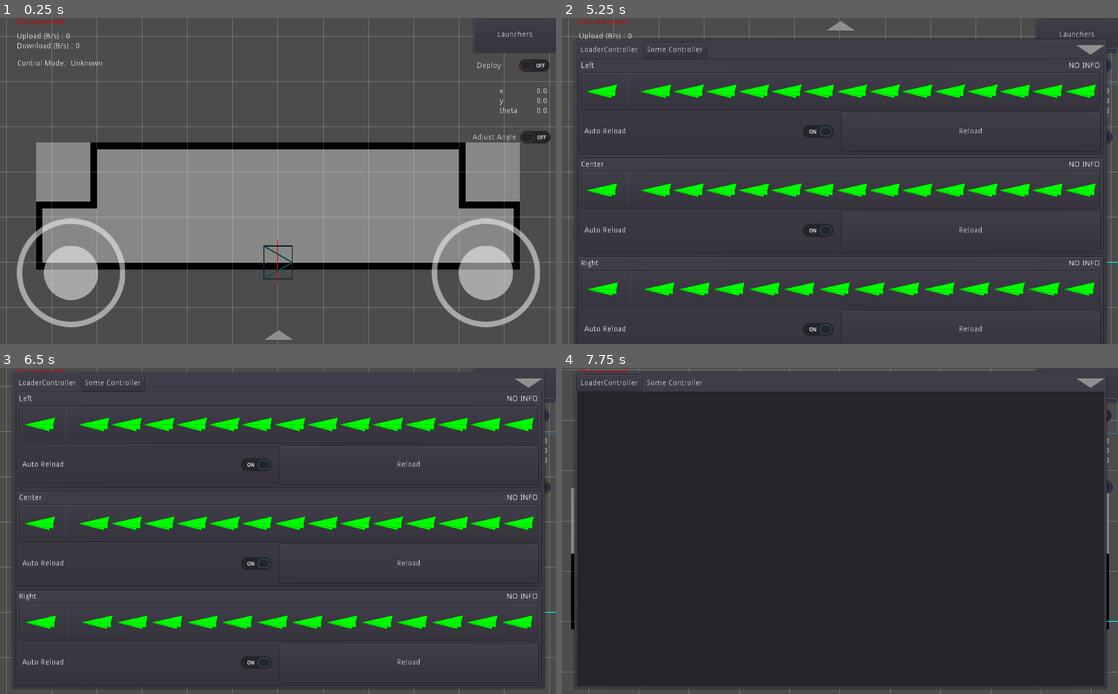
Above: before the commit, frames 1-4 (two rows, left to right).
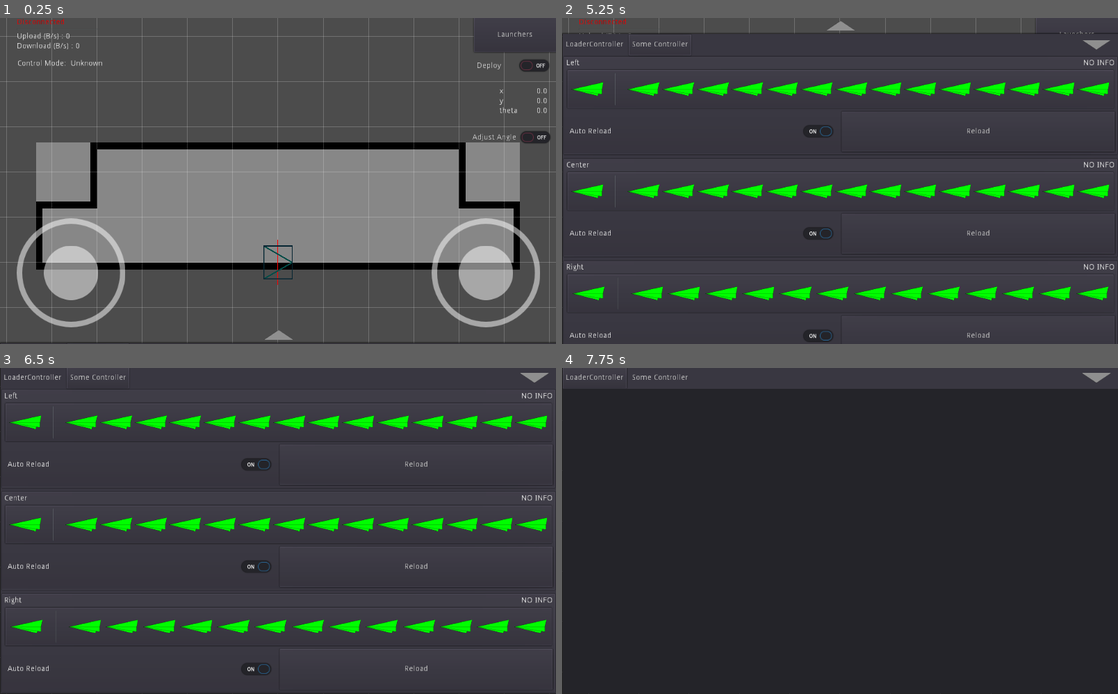
Above: after the commit, the same moments.

Repository: omuct-robotclub/nhk-2022-team-a-controller
Game: Godot game, scene res://scenes/main.tscn
The game is run twice, just before and just after one commit, with the same random seed, the same clock (stepped at 60 frames per second) and the same inputs.
Inputs (mouse positions are in pixels of both pictures, inside the frame that each line leads up to):
- Up to frame 1 (0.25 s): no input
- Up to frame 2 (5.25 s): click "Launchers" at 0.5 s; click "Left" at 1.25 s; click "Center" at 2 s; click "Right" at 2.75 s; click "Deploy" at 3.5 s; click "Adjust Angle" at 4.25 s; click (840, 334) at 5 s
- Up to frame 3 (6.5 s): click "LoaderController" at 5.75 s
- Up to frame 4 (7.75 s): click "Some Controller" at 6.5 s; tap Enter at 7.25 s; move the mouse to (962, 514) at 7.27 s; hold Right (ui_right) from 7.28 s (still down); hold Mouse wheel up (zoom_in) from 7.28 s (still down); click (962, 514) at 7.42 s

The runs differ from the first frame. In frame 1, 0.2% of the frame differs, in the area x 0-100%, y 99-100%; in frame 2, 11%; in frame 3, 11%, in the area x 0-100%, y 0-100%; in frame 4, 7.4%.

Commit message:
respect window safe area

Diff:
--- a/scenes/control_panel.tscn
+++ b/scenes/control_panel.tscn
@@ -40,7 +40,9 @@
 shortcut = SubResource( 2 )
 
 [sub_resource type="StyleBoxFlat" id=4]
-bg_color = Color( 0.25098, 0.243137, 0.282353, 1 )
+bg_color = Color( 0.227451, 0.219608, 0.258824, 1 )
+corner_detail = 2
+shadow_size = 4
 
 [node name="ControlPanel" type="Control"]
 anchor_right = 1.0
@@ -66,94 +68,94 @@
 expand = true
 stretch_mode = 3
 
-[node name="MarginContainer" type="MarginContainer" parent="."]
-margin_left = 20.0
-margin_top = 7.0
-margin_right = 1004.0
-margin_bottom = 593.0
+[node name="PanelContainer" type="Panel" parent="."]
+anchor_right = 1.0
+anchor_bottom = 1.0
+size_flags_horizontal = 3
+size_flags_vertical = 3
+custom_styles/panel = SubResource( 4 )
 
-[node name="PanelContainer" type="PanelContainer" parent="MarginContainer"]
-margin_right = 984.0
-margin_bottom = 586.0
+[node name="MarginContainer" type="MarginContainer" parent="PanelContainer"]
+unique_name_in_owner = true
+anchor_right = 1.0
+anchor_bottom = 1.0
 
-[node name="TabControlPanel" type="VBoxContainer" parent="MarginContainer/PanelContainer"]
+[node name="TabControlPanel" type="VBoxContainer" parent="PanelContainer/MarginContainer"]
 unique_name_in_owner = true
-margin_left = 7.0
-margin_top = 7.0
-margin_right = 977.0
-margin_bottom = 579.0
+margin_right = 1024.0
+margin_bottom = 600.0
 size_flags_horizontal = 3
 size_flags_vertical = 3
 custom_constants/separation = 0
 
-[node name="PanelContainer" type="PanelContainer" parent="MarginContainer/PanelContainer/TabControlPanel"]
-margin_right = 970.0
-margin_bottom = 30.0
-custom_styles/panel = SubResource( 4 )
+[node name="HBoxContainer" type="HBoxContainer" parent="PanelContainer/MarginContainer/TabControlPanel"]
+margin_right = 1024.0
+margin_bottom = 39.0
+size_flags_vertical = 3
+size_flags_stretch_ratio = 0.07
 
-[node name="HBoxContainer" type="HBoxContainer" parent="MarginContainer/PanelContainer/TabControlPanel/PanelContainer"]
-margin_right = 970.0
-margin_bottom = 30.0
+[node name="Tabs" type="HBoxContainer" parent="PanelContainer/MarginContainer/TabControlPanel/HBoxContainer"]
+unique_name_in_owner = true
+margin_right = 938.0
+margin_bottom = 39.0
+rect_min_size = Vector2( 0, 30 )
+size_flags_horizontal = 3
+size_flags_stretch_ratio = 2.87
 
-[node name="Tabs" type="HBoxContainer" parent="MarginContainer/PanelContainer/TabControlPanel/PanelContainer/HBoxContainer"]
-unique_name_in_owner = true
-margin_right = 237.0
-margin_bottom = 30.0
-rect_min_size = Vector2( 0, 30 )
-
-[node name="Button" type="Button" parent="MarginContainer/PanelContainer/TabControlPanel/PanelContainer/HBoxContainer/Tabs"]
+[node name="Button" type="Button" parent="PanelContainer/MarginContainer/TabControlPanel/HBoxContainer/Tabs"]
 margin_right = 118.0
-margin_bottom = 30.0
+margin_bottom = 39.0
 focus_mode = 0
 enabled_focus_mode = 0
 text = "LoaderController"
 flat = true
 
-[node name="Button2" type="Button" parent="MarginContainer/PanelContainer/TabControlPanel/PanelContainer/HBoxContainer/Tabs"]
+[node name="Button2" type="Button" parent="PanelContainer/MarginContainer/TabControlPanel/HBoxContainer/Tabs"]
 margin_left = 122.0
 margin_right = 237.0
-margin_bottom = 30.0
+margin_bottom = 39.0
 focus_mode = 0
 enabled_focus_mode = 0
 text = "Some Controller"
 
-[node name="CloseButton" type="TextureButton" parent="MarginContainer/PanelContainer/TabControlPanel/PanelContainer/HBoxContainer"]
+[node name="CloseButton" type="TextureButton" parent="PanelContainer/MarginContainer/TabControlPanel/HBoxContainer"]
 unique_name_in_owner = true
-margin_left = 920.0
-margin_right = 970.0
-margin_bottom = 30.0
+margin_left = 942.0
+margin_right = 1024.0
+margin_bottom = 39.0
 rect_min_size = Vector2( 50, 30 )
 focus_mode = 0
-size_flags_horizontal = 10
+size_flags_horizontal = 11
+size_flags_stretch_ratio = 0.25
 enabled_focus_mode = 0
 texture_normal = ExtResource( 2 )
 expand = true
 stretch_mode = 3
 flip_v = true
 
-[node name="ScrollTabContainer" type="Container" parent="MarginContainer/PanelContainer/TabControlPanel"]
+[node name="ScrollTabContainer" type="Container" parent="PanelContainer/MarginContainer/TabControlPanel"]
 unique_name_in_owner = true
-margin_top = 30.0
-margin_right = 970.0
-margin_bottom = 572.0
+margin_top = 39.0
+margin_right = 1024.0
+margin_bottom = 600.0
 size_flags_horizontal = 3
 size_flags_vertical = 3
 script = ExtResource( 4 )
 transition_speed = 0.2
 separation = 50.0
 
-[node name="LoaderControlPanel" parent="MarginContainer/PanelContainer/TabControlPanel/ScrollTabContainer" instance=ExtResource( 3 )]
+[node name="LoaderControlPanel" parent="PanelContainer/MarginContainer/TabControlPanel/ScrollTabContainer" instance=ExtResource( 3 )]
 margin_left = 0.0
 margin_top = 0.0
-margin_right = 970.0
-margin_bottom = 542.0
+margin_right = 1024.0
+margin_bottom = 561.0
 
-[node name="Panel" type="Panel" parent="MarginContainer/PanelContainer/TabControlPanel/ScrollTabContainer"]
-margin_left = 1020.0
-margin_right = 1990.0
-margin_bottom = 542.0
+[node name="Panel" type="Panel" parent="PanelContainer/MarginContainer/TabControlPanel/ScrollTabContainer"]
+margin_left = 1074.0
+margin_right = 2098.0
+margin_bottom = 561.0
 
-[node name="Panel2" type="Panel" parent="MarginContainer/PanelContainer/TabControlPanel/ScrollTabContainer"]
-margin_left = 2040.0
-margin_right = 3010.0
-margin_bottom = 542.0
+[node name="Panel2" type="Panel" parent="PanelContainer/MarginContainer/TabControlPanel/ScrollTabContainer"]
+margin_left = 2148.0
+margin_right = 3172.0
+margin_bottom = 561.0
--- a/scripts/ui/bottom_panel_controller.gd
+++ b/scripts/ui/bottom_panel_controller.gd
@@ -17,6 +17,25 @@
 
     for i in _tabs.get_child_count():
         _tabs.get_child(i).connect("pressed", self, "_on_tab_pressed", [i])
+
+    print(OS.get_window_safe_area())
+    print(get_viewport_rect())
+
+    var window_size := OS.get_real_window_size()
+    var safe_area := OS.get_window_safe_area()
+    var viewport_rect := get_viewport_rect()
+
+    var x_scale := viewport_rect.size.x / window_size.x
+    var y_scale := viewport_rect.size.y / window_size.y
+
+    var margin_container := $"%MarginContainer"
+
+    margin_container.margin_left = safe_area.position.x * x_scale
+    margin_container.margin_right = (window_size.x - (safe_area.position.x + safe_area.size.x)) * x_scale
+
+    print(margin_container.margin_right)
+
+    print(x_scale, " ", y_scale)
 
     assert(err == OK)
 
